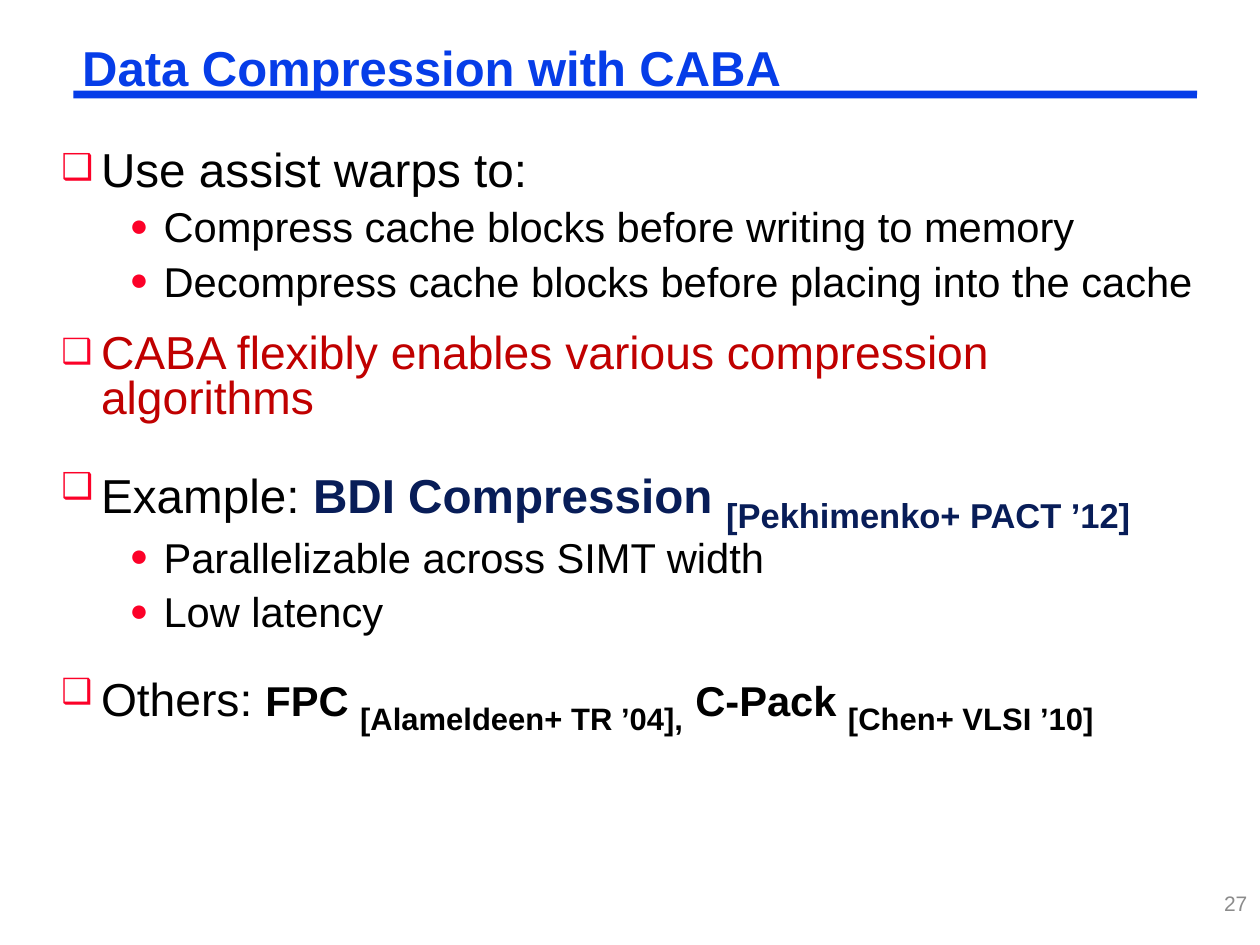
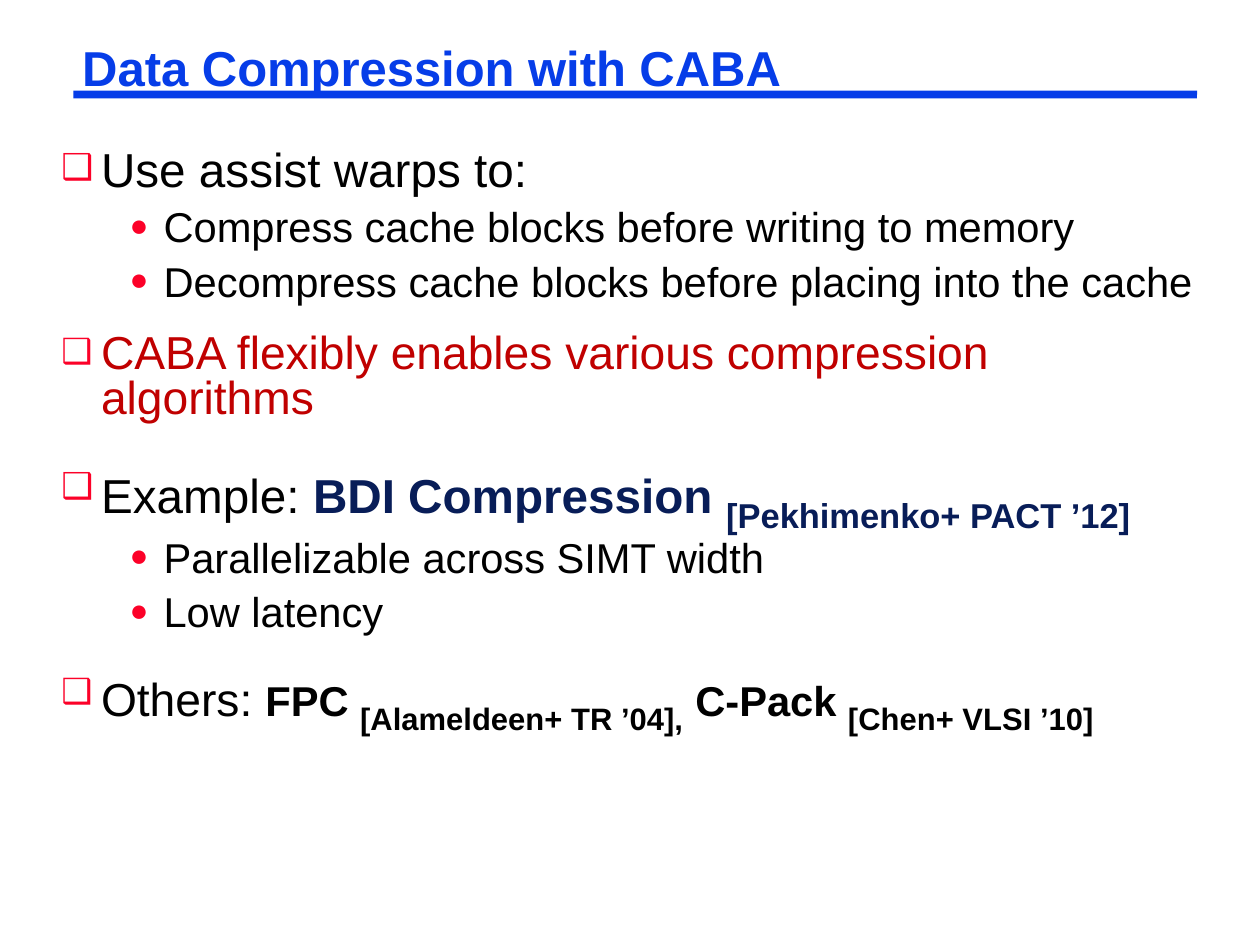
Before and after one commit to adwaitjog/adwaitjog.github.io, a slide deck: slide 27 of teach/acaces2018/acaces-2018-slides-lecture-3.pptx. Drawn at 1260x945 pixels with LibreOffice and Linux fonts; fonts in the diff are those of the drawing. Boxes give left, top, right and bottom in pixels: in the first picture for what was removed or moved away, otherwise in the second. Text is boxed around its words. In the diff, an @@ line names an element or a change of style, - is before the commit and + after.

```diff
--- a/teach/acaces2018/acaces-2018-slides-lecture-3.pptx
+++ b/teach/acaces2018/acaces-2018-slides-lecture-3.pptx
@@ page number removed at <box>1224,896,1247,911</box> @@
-27
```
Also in this commit, not shown: 26 other slides changed, 10 slides removed, 20 other files.
